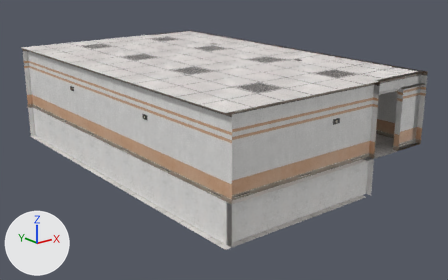
What one commit did to the Blender file Rooms/EntranceZone/ez_offices2.blend.
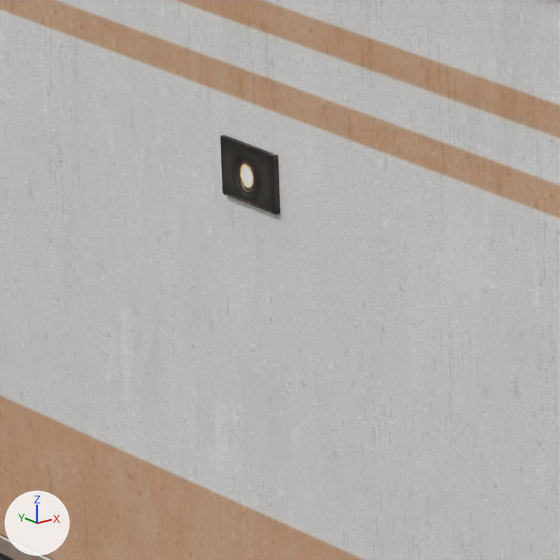
The first picture shows the older version from a 50 mm camera at (-12.83, -17.74, 5.78) aimed at (0.6, -0.95, -0.94). The close-ups show both versions on the part from 28% to 38% of the width and 36% to 53% of the height of that picture; other places that the commit changed are outside them. Arrows for +X, +Y and +Z are at lower left; the lights stay in place.

Before the edit, the objects in view are built like this:
```python
me_misc_9 = bpy.data.meshes.new('misc_9')
me_misc_9.from_pydata(...)  # a box spanning x 0.21..0.46, y 6.0..6.02, z 0.93..1.08; a box spanning x 0.21..0.46, y -6.42..-6.39, z 0.93..1.08; a box spanning x -3.68..-3.66, y -2.72..-2.47, z 0.93..1.08; a box spanning x -3.68..-3.66, y 2.08..2.33, z 0.93..1.08; a box spanning x 2.51..2.66, y 2.08..2.33, z 1.97..1.99; a box spanning x 2.51..2.66, y -2.72..-2.47, z 1.97..1.99
me_misc_9.materials.append(mat_misc)  # picture img_misc_jpg
me_officewall_5 = bpy.data.meshes.new('officewall_5')
me_officewall_5.from_pydata(...)  # 61 vertices, 52 faces; spans x -3.87..4.33, y -6.6..6.2, z -0.42..1.98
me_officewall_5.materials.append(mat_officewall)  # picture img_officewall_jpg
ob_misc = bpy.data.objects.new('misc', me_misc_9)
ob_misc.location = (0.0, 0.0, 0.0)
ob_officewall = bpy.data.objects.new('officewall', me_officewall_5)
ob_officewall.location = (0.0, 0.0, 0.0)
```
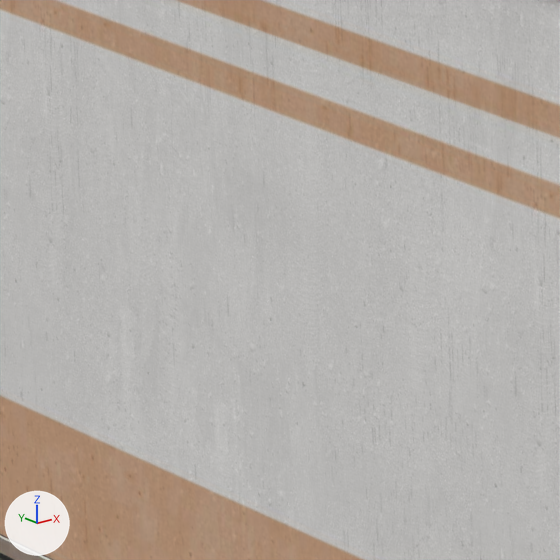
Where the newer file only moved an object's origin or applied its transform, the numbers keep the older frame.

Patch to the scene script:
```diff
--- a/Rooms/EntranceZone/ez_offices2.blend.py
+++ b/Rooms/EntranceZone/ez_offices2.blend.py
@@ ob_misc @@
-ob_misc = bpy.data.objects.new('misc', me_misc_9)
-ob_misc.location = (0.0, 0.0, 0.0)
```

Where the change shows, as pixel boxes [x1, y1, x2, y2] in the close-ups (560 x 560 px):
'misc', deleted (black): before [220, 135, 280, 215]
